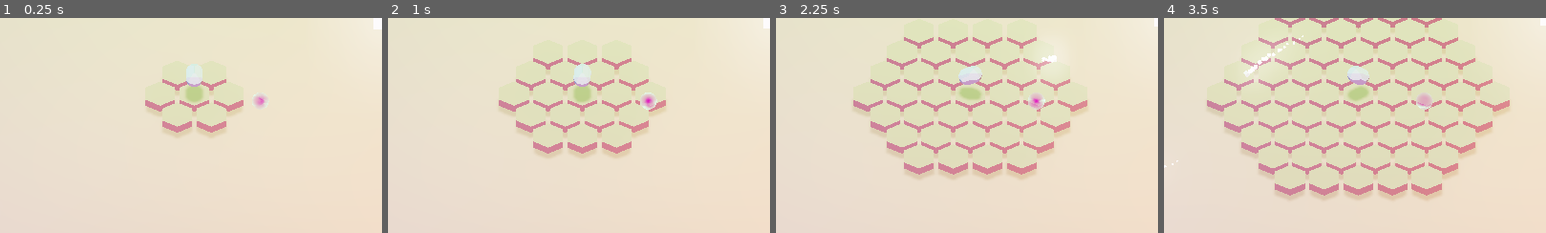
Above: before the commit, frames 1-4 (left to right).
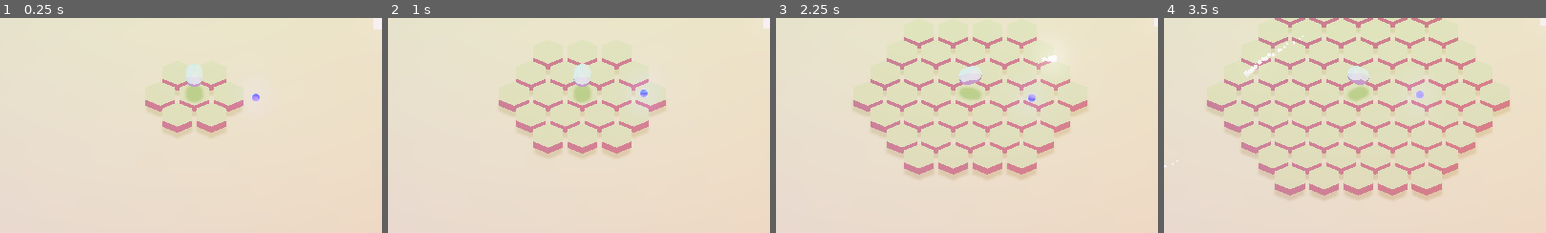
Above: after the commit, the same moments.

Repository: Trixxo/3dpix
Game: Godot game, scene res://Main.tscn
The game is run twice, just before and just after one commit, with the same random seed, the same clock (stepped at 60 frames per second) and the same inputs.
Inputs (mouse positions are % of the whole screen's width and height, from its top left):
- Up to frame 1 (0.25 s): no input
- Up to frame 2 (1 s): tap Enter at 0.5 s; move the mouse to (72, 45) at 0.52 s; press the mouse at (72, 45) at 0.53 s; tap Space at 0.77 s
- Up to frame 3 (2.25 s): move the mouse to (30, 55) at 1.27 s; release the mouse at (30, 55) at 1.28 s; click (30, 55) at 1.35 s; tap Space at 1.52 s; move the mouse to (60, 28) at 2.02 s; press the mouse at (60, 28) at 2.03 s
- Up to frame 4 (3.5 s): move the mouse to (45, 70) at 2.77 s; release the mouse at (45, 70) at 2.78 s; click (45, 70) at 2.85 s; tap Space at 3.02 s
The pictures show only the part of the screen within x 25-75%, y 31-81%; the shares and areas given below are measured in that part.

The runs differ from the first frame. In frame 1, 0.2% of the frame differs, in the area x 65-70%, y 35-42%; in frame 2, 0.3%, in the area x 64-71%, y 29-43%; in frame 3, 0.2%; in frame 4, 0.3%.

Commit message:
change experience

Diff:
--- a/CustomEnv.tres
+++ b/CustomEnv.tres
@@ -13,3 +13,6 @@
 tonemap_mode = 3
 tonemap_white = 4.0
 glow_enabled = true
+glow_intensity = 1.0
+glow_hdr_threshold = 1.5
+glow_bicubic_upscale = true
--- /dev/null
+++ b/Experience/Experience.gd
@@ -0,0 +1,18 @@
+extends MeshInstance
+
+
+# Declare member variables here. Examples:
+# var a = 2
+# var b = "text"
+
+var elapsed = 0
+
+# Called when the node enters the scene tree for the first time.
+func _ready():
+    pass # Replace with function body.
+
+
+# Called every frame. 'delta' is the elapsed time since the previous frame.
+func _process(dt):
+    elapsed += dt
+    transform = transform.translated(Vector3(0, sin(elapsed * 3.0) * 0.02, 0))
--- a/Experience/Experience.tscn
+++ b/Experience/Experience.tscn
@@ -1,6 +1,7 @@
-[gd_scene load_steps=5 format=2]
+[gd_scene load_steps=8 format=2]
 
 [ext_resource path="res://Experimental/Noise.png" type="Texture" id=1]
+[ext_resource path="res://Experience/Experience.gd" type="Script" id=2]
 
 [sub_resource type="Shader" id=3]
 code = "// NOTE: Shader automatically converted from Godot Engine 3.4.4.stable's SpatialMaterial.
@@ -102,7 +103,7 @@
 void fragment() {
 	vec2 base_uv = UV;
 	vec4 albedo_tex = texture(texture_albedo,base_uv);
-    float basic_fresnel = fresnel(1.0, NORMAL, vec3(0, 0, 1.0));
+    float basic_fresnel = fresnel(4.0, NORMAL, vec3(0, 0, 1.0));
 
     vec2 tex_pixel_size = vec2(2.0 / 256.0, 1.0 / 256.0);
 
@@ -122,19 +123,26 @@
 	col = pow(abs(col), vec3(0.99));
 
 //	ALBEDO = (albedo.rgb * albedo_tex.rgb) * col + basic_fresnel;
-    ALBEDO = albedo.rgb + col * vec3(0.2, 4.0, 1.2) * basic_fresnel;
+    ALBEDO = (albedo.rgb + col * vec3(0.2, 4.0, 1.2) * .5 * vec3(0.1, 0.1, 1.0) + basic_fresnel * vec3(1.0, 1.0, 15.0)* 2.0);
 	METALLIC = metallic;
 	ROUGHNESS = roughness;
 //	SPECULAR = specular;
 	ALPHA = (albedo.a * albedo_tex.a * min(1.0, col.x + 0.5));
+//    ALPHA = 1.0;
 }
 
 "
 
+[sub_resource type="Gradient" id=5]
+colors = PoolColorArray( 3.9, 0.1, 0.1, 1, 3.9, 0.1, 0.1, 1 )
+
+[sub_resource type="GradientTexture" id=6]
+gradient = SubResource( 5 )
+
 [sub_resource type="ShaderMaterial" id=4]
 resource_local_to_scene = true
 shader = SubResource( 3 )
-shader_param/albedo = Color( 0.901961, 0.129412, 0.670588, 1 )
+shader_param/albedo = Color( 0.4, 0.13, 1.5, 1 )
 shader_param/specular = 0.5
 shader_param/metallic = 0.0
 shader_param/roughness = 0.0
@@ -145,11 +153,15 @@
 shader_param/uv2_offset = Vector3( 0, 0, 0 )
 shader_param/baseColorRGB = Vector3( 0.2, 0.1, 0.4 )
 shader_param/speed = 0.15
+shader_param/texture_albedo = SubResource( 6 )
 shader_param/noiseTexture = ExtResource( 1 )
 
 [sub_resource type="SphereMesh" id=2]
 material = SubResource( 4 )
+radius = 0.5
+height = 1.0
 
 [node name="Spatial" type="MeshInstance"]
 mesh = SubResource( 2 )
 material/0 = null
+script = ExtResource( 2 )
--- a/Main.tscn
+++ b/Main.tscn
@@ -1,8 +1,7 @@
-[gd_scene load_steps=13 format=2]
+[gd_scene load_steps=12 format=2]
 
 [ext_resource path="res://HexGrid/HexGrid.tscn" type="PackedScene" id=1]
 [ext_resource path="res://Main.gd" type="Script" id=2]
-[ext_resource path="res://CustomEnv.tres" type="Environment" id=3]
 [ext_resource path="res://Enemy/Spawner.gd" type="Script" id=4]
 [ext_resource path="res://UI/UI.tscn" type="PackedScene" id=5]
 [ext_resource path="res://Experience/Experience.tscn" type="PackedScene" id=6]
@@ -35,7 +34,7 @@
 script = ExtResource( 2 )
 
 [node name="Spatial" parent="." instance=ExtResource( 6 )]
-transform = Transform( 1, 0, 0, 0, 1, 0, 0, 0, 1, 7.70151, 6.29818, 6.51543 )
+transform = Transform( 1, 0, 0, 0, 1, 0, 0, 0, 1, 7.17047, 6.55488, 6.3102 )
 
 [node name="DirectionalLight" type="DirectionalLight" parent="."]
 transform = Transform( 1, 0, 0, 0, -4.37114e-08, 1, 0, -1, -4.37114e-08, 0, 30, 30 )
@@ -75,9 +74,6 @@
 [node name="Spawner" type="Spatial" parent="."]
 script = ExtResource( 4 )
 
-[node name="WorldEnvironment" type="WorldEnvironment" parent="."]
-environment = ExtResource( 3 )
-
 [node name="SpotLight2" type="SpotLight" parent="."]
 transform = Transform( 0.78917, -0.285238, -0.543921, 0, 0.885613, -0.464425, 0.614175, 0.36651, 0.698899, -60.9856, 0, 60.1577 )
 light_color = Color( 0.733333, 0.415686, 1, 1 )
--- a/MainTowerMat.tres
+++ b/MainTowerMat.tres
@@ -5,5 +5,5 @@
 params_diffuse_mode = 4
 params_specular_mode = 3
 params_blend_mode = 1
-albedo_color = Color( 1.5, 1.5, 1.5, 1 )
+albedo_color = Color( 1.1, 1.1, 1.1, 1 )
 roughness = 0.0
--- a/UI/Card.tscn
+++ b/UI/Card.tscn
@@ -4,7 +4,7 @@
 resource_local_to_scene = true
 params_diffuse_mode = 4
 params_specular_mode = 3
-albedo_color = Color( 1.5, 1.5, 1.5, 1 )
+albedo_color = Color( 1.2, 1.2, 1.2, 1 )
 
 [sub_resource type="QuadMesh" id=2]
 material = SubResource( 3 )
